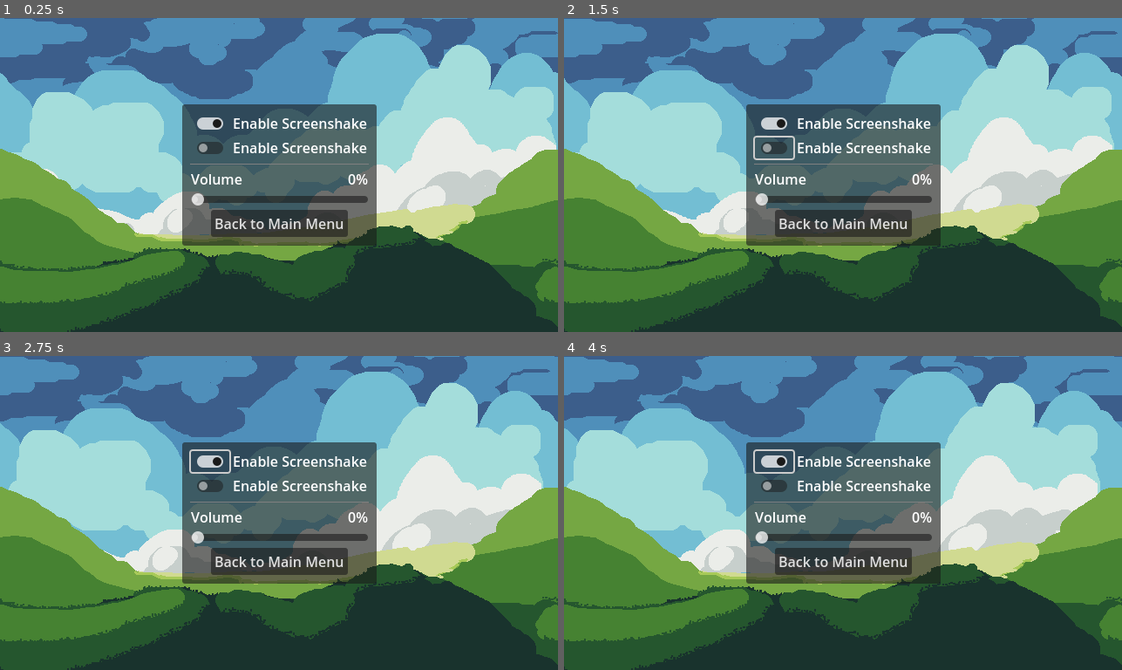
Above: before the commit, frames 1-4 (two rows, left to right).
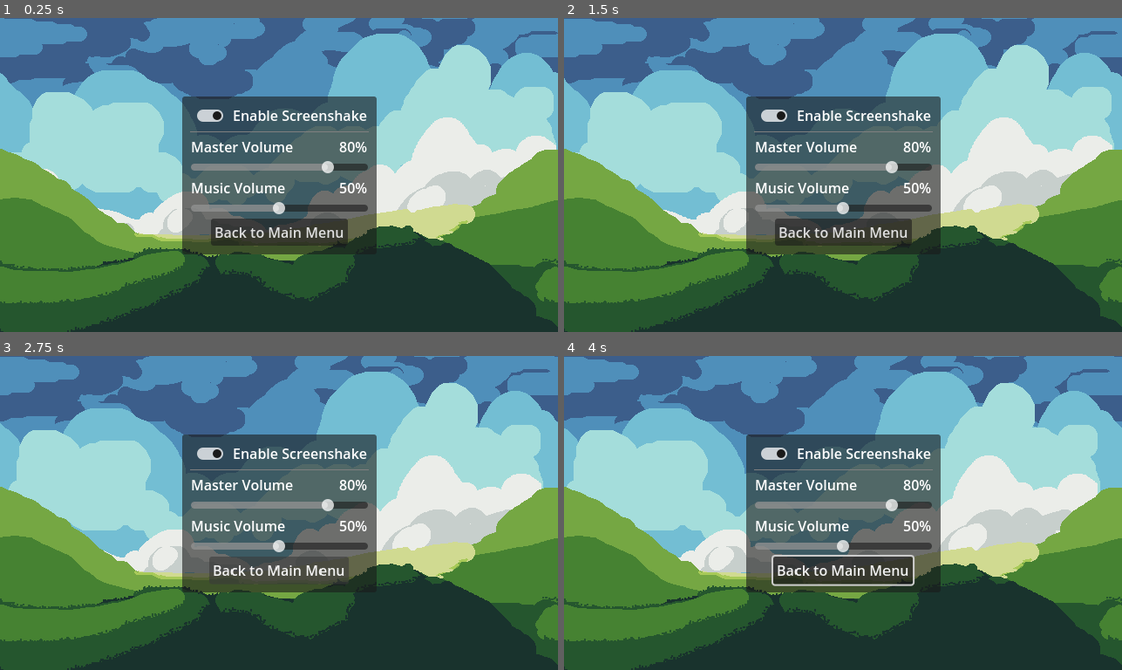
Above: after the commit, the same moments.

Repository: Robocraft999/ScalesToScale
Game: Godot game, scene res://scenes/options_menu.tscn
The game is run twice, just before and just after one commit, with the same random seed, the same clock (stepped at 60 frames per second) and the same inputs. This scene is started directly instead of the project's main scene.
Inputs (mouse positions are in pixels of both pictures, inside the frame that each line leads up to):
- Up to frame 1 (0.25 s): no input
- Up to frame 2 (1.5 s): click (776, 146) at 0.52 s; tap Enter at 1.25 s; move the mouse to (965, 159) at 1.27 s; hold D (move_right) from 1.28 s (still down); hold Space (dash) from 1.28 s (still down); click (965, 159) at 1.42 s
- Up to frame 3 (2.75 s): tap Up (jump) at 1.52 s; release D (move_right) at 2 s; release Space (dash) at 2 s; drag from (167, 528) to (251, 575) at 2.02 s
- Up to frame 4 (4 s): move the mouse to (898, 443) at 2.77 s; hold A (move_left) 2.78-3.5 s; tap Mouse wheel up (mouse_wheel_up) at 2.85 s; drag from (815, 575) to (675, 465) at 3.52 s

The runs differ from the first frame. In frame 1, 7.9% of the frame differs, in the area x 32-68%, y 25-76%; in frame 2, 8.0%; in frame 3, 7.7%; in frame 4, 8.1%.
Error after the commit: Invalid access to property or key 'scene_name' on a base object of type 'Nil'. (res://scripts/options_manager.gd:44)

Commit message:
added music

Diff:
--- /dev/null
+++ b/default_bus_layout.tres
@@ -0,0 +1,9 @@
+[gd_resource type="AudioBusLayout" format=3 uid="uid://2d1sfyuygt11"]
+
+[resource]
+bus/1/name = &"Music"
+bus/1/solo = false
+bus/1/mute = false
+bus/1/bypass_fx = false
+bus/1/volume_db = 0.0
+bus/1/send = &"Master"
--- a/project.godot
+++ b/project.godot
@@ -23,6 +23,7 @@
 Global="*res://scripts/options_manager.gd"
 ProgressStore="*res://scripts/progress.gd"
 SceneLoader="*res://scripts/scene_manager.gd"
+MusicPlayer="*res://scenes/music_player.tscn"
 
 [display]
 
--- /dev/null
+++ b/scenes/music_player.tscn
@@ -0,0 +1,14 @@
+[gd_scene load_steps=3 format=3 uid="uid://b8qvvx8ptuq3j"]
+
+[ext_resource type="AudioStream" uid="uid://u3bver68rvfv" path="res://sfx/music/2020-03-22_-_8_Bit_Surf_-_FesliyanStudios.com_-_David_Renda.mp3" id="1_eflfo"]
+[ext_resource type="AudioStream" uid="uid://vg3oy8gmu3fx" path="res://sfx/music/2019-01-02_-_8_Bit_Menu_-_David_Renda_-_FesliyanStudios.com.mp3" id="1_up6hd"]
+
+[node name="MusicPlayer" type="Node"]
+
+[node name="MenuMusic" type="AudioStreamPlayer" parent="."]
+stream = ExtResource("1_up6hd")
+bus = &"Music"
+
+[node name="IngameMusic" type="AudioStreamPlayer" parent="."]
+stream = ExtResource("1_eflfo")
+bus = &"Music"
--- a/scenes/options_menu.tscn
+++ b/scenes/options_menu.tscn
@@ -47,13 +47,6 @@
 layout_mode = 2
 text = "Enable Screenshake"
 
-[node name="CheckButton2" type="CheckButton" parent="CenterContainer/PanelContainer/MarginContainer/VBoxContainer/GridContainer"]
-layout_mode = 2
-
-[node name="Label2" type="Label" parent="CenterContainer/PanelContainer/MarginContainer/VBoxContainer/GridContainer"]
-layout_mode = 2
-text = "Enable Screenshake"
-
 [node name="HSeparator" type="HSeparator" parent="CenterContainer/PanelContainer/MarginContainer/VBoxContainer"]
 layout_mode = 2
 
@@ -62,16 +55,35 @@
 
 [node name="VolumeLabel" type="Label" parent="CenterContainer/PanelContainer/MarginContainer/VBoxContainer/HBoxContainer"]
 layout_mode = 2
-text = "Volume"
+text = "Master Volume"
 
-[node name="AmountLabel" type="Label" parent="CenterContainer/PanelContainer/MarginContainer/VBoxContainer/HBoxContainer"]
+[node name="MasterAmountLabel" type="Label" parent="CenterContainer/PanelContainer/MarginContainer/VBoxContainer/HBoxContainer"]
 unique_name_in_owner = true
 layout_mode = 2
 size_flags_horizontal = 10
 text = "100 %"
 horizontal_alignment = 2
 
-[node name="Volumeslider" type="HSlider" parent="CenterContainer/PanelContainer/MarginContainer/VBoxContainer"]
+[node name="MasterVolumeslider" type="HSlider" parent="CenterContainer/PanelContainer/MarginContainer/VBoxContainer"]
+unique_name_in_owner = true
+custom_minimum_size = Vector2(80, 0)
+layout_mode = 2
+
+[node name="HBoxContainer2" type="HBoxContainer" parent="CenterContainer/PanelContainer/MarginContainer/VBoxContainer"]
+layout_mode = 2
+
+[node name="VolumeLabel" type="Label" parent="CenterContainer/PanelContainer/MarginContainer/VBoxContainer/HBoxContainer2"]
+layout_mode = 2
+text = "Music Volume"
+
+[node name="MusicAmountLabel" type="Label" parent="CenterContainer/PanelContainer/MarginContainer/VBoxContainer/HBoxContainer2"]
+unique_name_in_owner = true
+layout_mode = 2
+size_flags_horizontal = 10
+text = "100 %"
+horizontal_alignment = 2
+
+[node name="MusicVolumeslider" type="HSlider" parent="CenterContainer/PanelContainer/MarginContainer/VBoxContainer"]
 unique_name_in_owner = true
 custom_minimum_size = Vector2(80, 0)
 layout_mode = 2
@@ -89,5 +101,6 @@
 unique_name_in_owner = true
 
 [connection signal="toggled" from="CenterContainer/PanelContainer/MarginContainer/VBoxContainer/GridContainer/EnableScreenshake" to="." method="_on_enable_screenshake_toggled"]
-[connection signal="value_changed" from="CenterContainer/PanelContainer/MarginContainer/VBoxContainer/Volumeslider" to="." method="_on_volumeslider_value_changed"]
+[connection signal="value_changed" from="CenterContainer/PanelContainer/MarginContainer/VBoxContainer/MasterVolumeslider" to="." method="_on_master_volumeslider_value_changed"]
+[connection signal="value_changed" from="CenterContainer/PanelContainer/MarginContainer/VBoxContainer/MusicVolumeslider" to="." method="_on_music_volumeslider_value_changed"]
 [connection signal="pressed" from="CenterContainer/PanelContainer/MarginContainer/VBoxContainer/MenuButton" to="." method="_on_menu_button_pressed"]
--- a/scripts/levels/options_menu.gd
+++ b/scripts/levels/options_menu.gd
@@ -5,17 +5,23 @@
 # Called when the node enters the scene tree for the first time.
 func _ready() -> void:
 	%EnableScreenshake.button_pressed = Global.enable_screen_shake
-	%Volumeslider.value = Global.volume
-	%AmountLabel.text = "%s%%" % Global.volume
+	%MasterVolumeslider.value = Global.master_volume
+	%MusicVolumeslider.value = Global.music_volume
+	%MasterAmountLabel.text = "%s%%" % Global.master_volume
+	%MusicAmountLabel.text = "%s%%" % Global.music_volume
 
 
 func _on_enable_screenshake_toggled(toggled_on: bool) -> void:
 	Global.enable_screen_shake = toggled_on
 
 
-func _on_volumeslider_value_changed(value: float) -> void:
-	%AmountLabel.text = "%s%%" % value
-	Global.volume = value
+func _on_master_volumeslider_value_changed(value: float) -> void:
+	%MasterAmountLabel.text = "%s%%" % value
+	Global.master_volume = value
+
+func _on_music_volumeslider_value_changed(value: float) -> void:
+	%MusicAmountLabel.text = "%s%%" % value
+	Global.music_volume = value
 
 
 func _on_menu_button_pressed() -> void:
--- a/scripts/options_manager.gd
+++ b/scripts/options_manager.gd
@@ -2,7 +2,9 @@
 
 # Options
 var enable_screen_shake := true
-var volume := 0.0
+var master_volume := 80.0
+var music_volume := 50.0
+var is_menu_music
 
 # Time Scale stuff
 var time_scale = 1
@@ -27,8 +29,6 @@
 }
 
 func _ready() -> void:
-	for scene: PackedScene in get_all_in_folder("res://scenes/levels"):
-		print(scene.resource_path)
 	get_tree().root.add_child.call_deferred(timer)
 
 func _process(_delta: float) -> void:
@@ -38,12 +38,17 @@
 			timer.start(10)
 			timer.timeout.connect(func(): time_scale = 1)
 
-	var master_bus_index = AudioServer.get_bus_index("Master")
-	if round(volume) == 0:
-		AudioServer.set_bus_mute(master_bus_index, true)
-	else:
-		AudioServer.set_bus_mute(master_bus_index, false)
-		AudioServer.set_bus_volume_db(master_bus_index, lerp(-60, 0, volume/100.0))
+	AudioServer.set_bus_volume_db(AudioServer.get_bus_index("Master"), linear_to_db(master_volume/100.0))
+	AudioServer.set_bus_volume_db(AudioServer.get_bus_index("Music"), linear_to_db(music_volume/100.0))
+
+	var new_music := SceneLoader.current_scene.scene_name in [SceneName.OPTIONS, SceneName.MAIN_MENU, SceneName.LEVEL_SELECT]
+	if new_music != is_menu_music:
+		is_menu_music = new_music
+		var menu: AudioStreamPlayer =  MusicPlayer.get_child(0)
+		menu.playing = is_menu_music
+		var game: AudioStreamPlayer =  MusicPlayer.get_child(1)
+		game.playing = not is_menu_music
+
 
 func lerp(from: Vector2, to: Vector2, weight: Vector2) -> Vector2:
 	return Vector2(lerp(from.x, to.x, weight.x), lerp(from.y, to.y, weight.y))
Not shown, added: Music-NOTICE.txt
Not shown, added: sfx/music/2019-01-02_-_8_Bit_Menu_-_David_Renda_-_FesliyanStudios.com.mp3.import
Not shown, added: sfx/music/2020-03-22_-_8_Bit_Surf_-_FesliyanStudios.com_-_David_Renda.mp3.import
Not shown, added: sfx/music/2019-01-02_-_8_Bit_Menu_-_David_Renda_-_FesliyanStudios.com.mp3
Not shown, added: sfx/music/2020-03-22_-_8_Bit_Surf_-_FesliyanStudios.com_-_David_Renda.mp3
